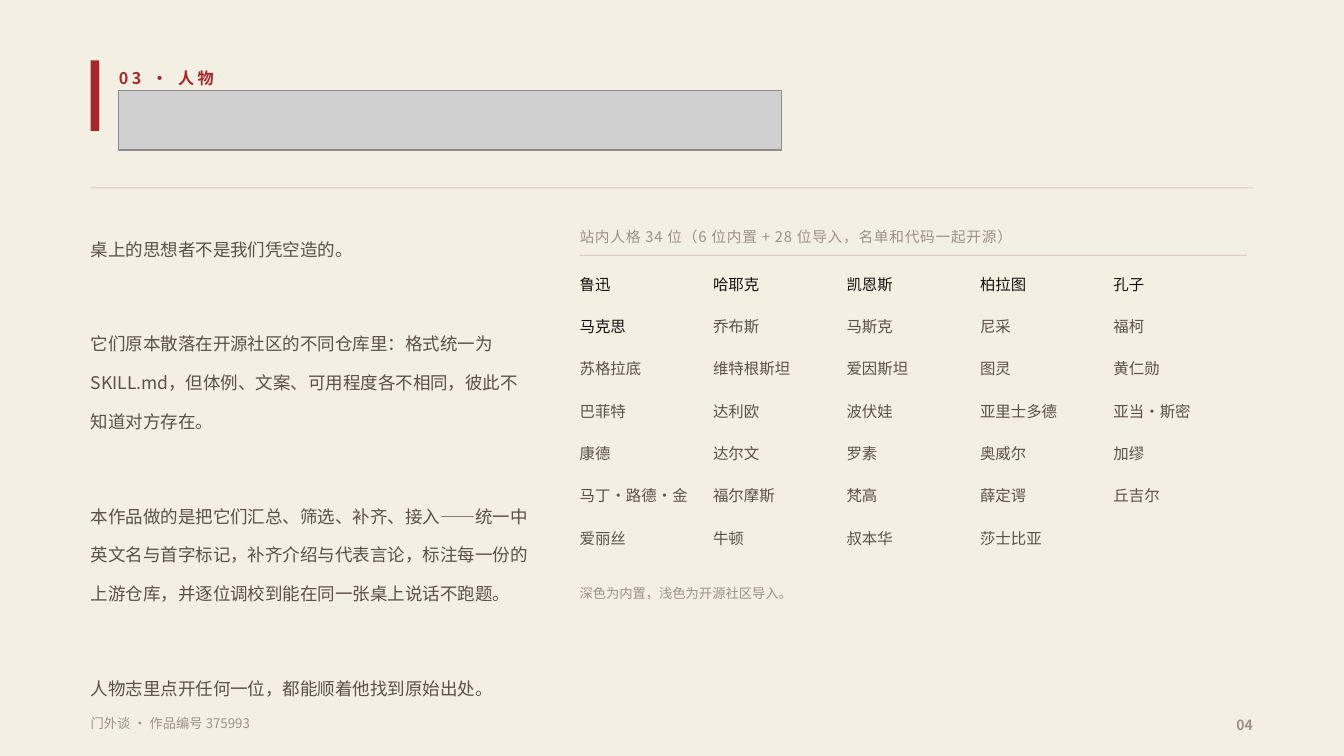
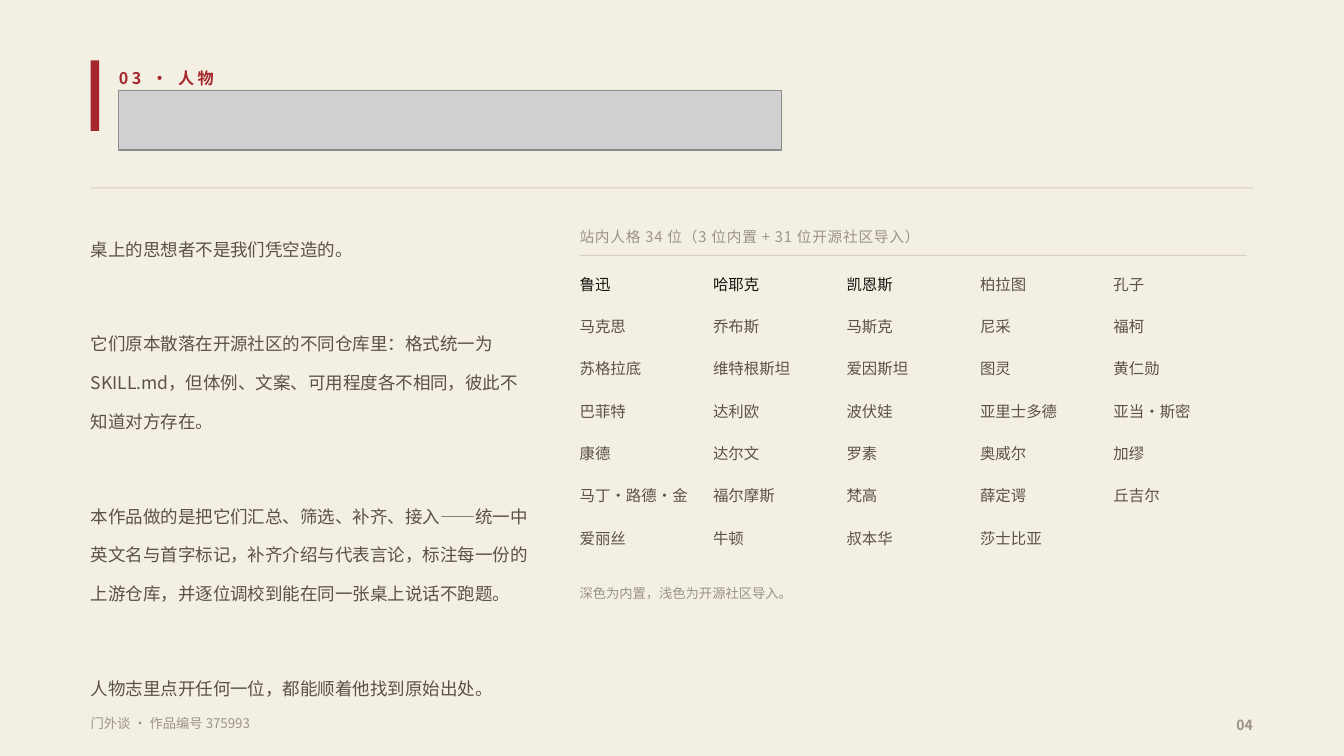
Before and after one commit to fsh114514/menwaitan, a slide deck: slide 4 of competition/答辩PPT.pptx. Drawn at 1344x756 pixels with LibreOffice and Linux fonts; fonts in the diff are those of the drawing; grey boxes stand for pictures. Boxes give left, top, right and bottom in pixels: in the first picture for what was removed or moved away, otherwise in the second. Text is boxed around its words. In the diff, an @@ line names an element or a change of style, - is before the commit and + after.

Commit message:
修正人格数：34 = 3 位内置 + 31 位社区导入
上一版我把内置数写成 6、导入写成 28，是错的。核过 lib/characterMeta.ts：
  内置 characterMeta 只有 3 位（鲁迅 / 哈耶克 / 凯恩斯）
  manifest.json 导入 31 位
  合计 34 位，与线上 /api/characters 返回一致

同时把材料里所有「35 位」清掉（删掉雷军之后没同步，共 5 处，
含「35 位可对话人格」这种形容词插在中间的写法）。
涉及：作品介绍文档 / 原创性与知识产权声明 / AI工具使用说明 /
     送审一页说明 / 截图说明 / 视频分镜脚本 / README 中英双版。

```diff
--- a/competition/答辩PPT.pptx
+++ b/competition/答辩PPT.pptx
@@ text at (580, 230, 920, 243): text changed @@
-站内人格 34 位（6 位内置 + 28 位导入，名单和代码一起开源）
+站内人格 34 位（3 位内置 + 31 位开源社区导入）
@@ text colour #17120D to #5A5147 in 3 elements at (980, 277, 1026, 291), (1113, 277, 1144, 291), (580, 319, 626, 333) @@
```
Also in this commit, not shown: 12 other files.
